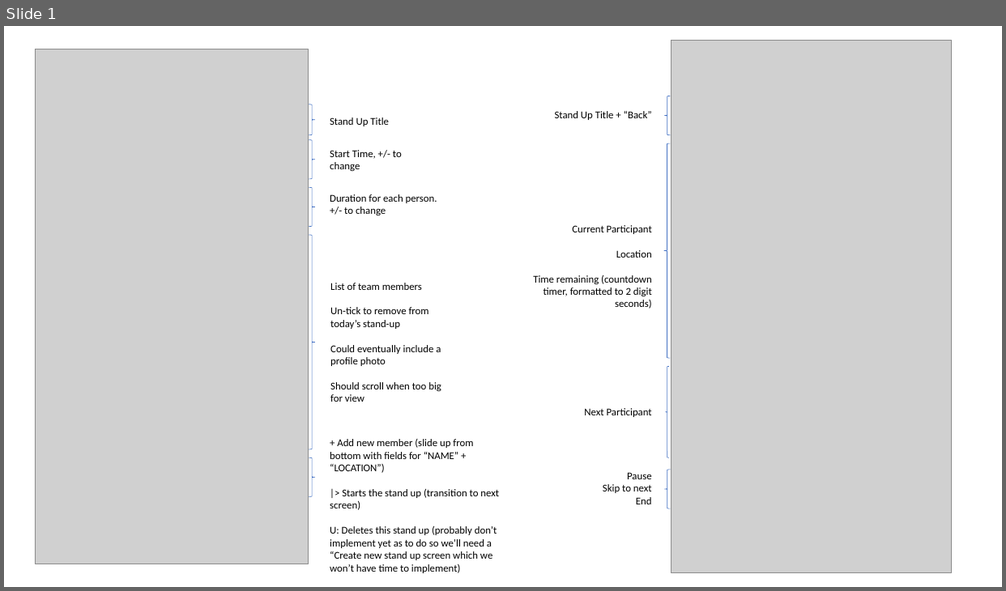
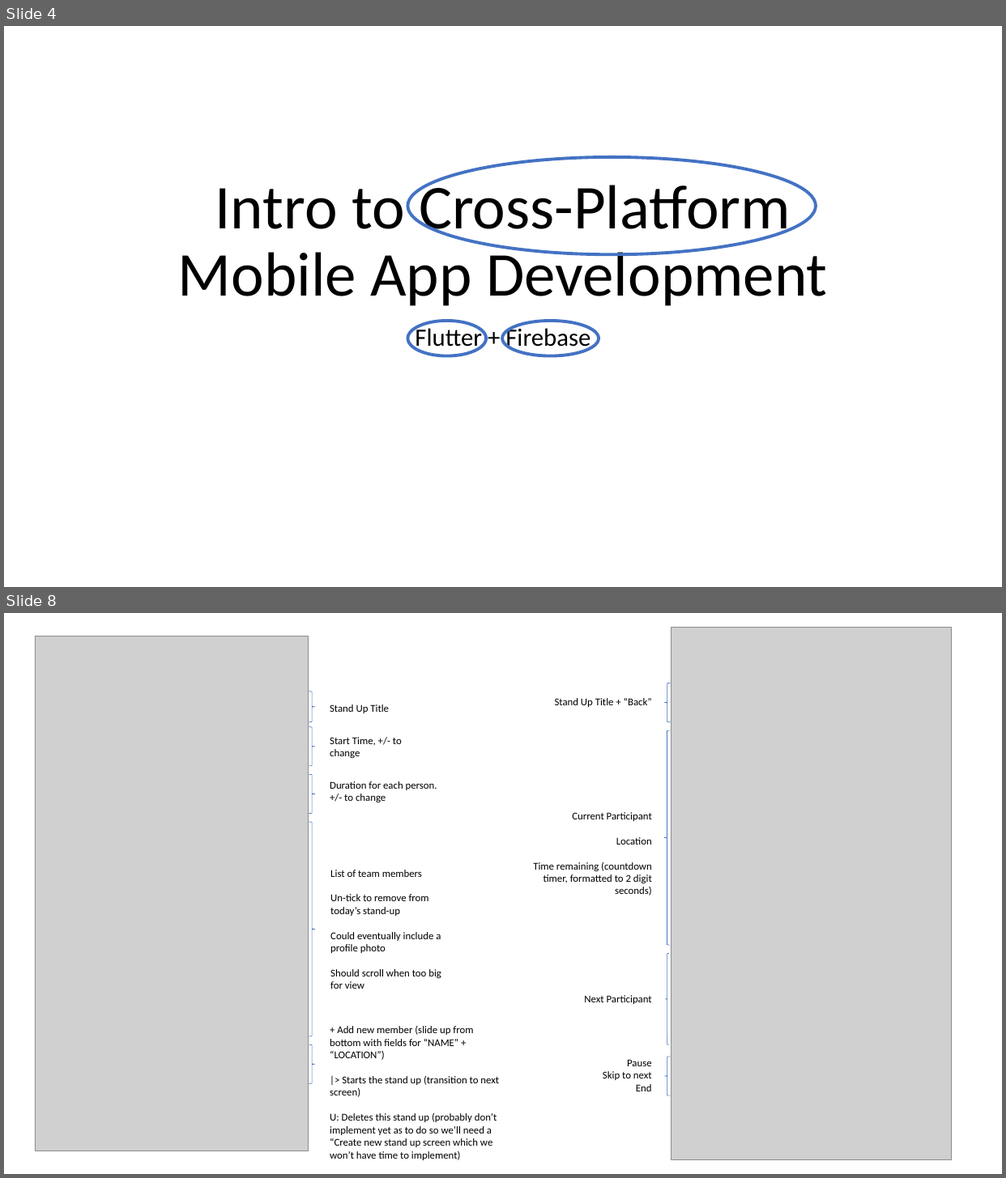
Before and after one commit to davefielding/stand-original, a slide deck: design/basic-design.pptx. Shown one above the other, each under a label of ours: slide 1 before the commit, slides 4 and 8 after it; the slides between them are not shown. The pictures are 1006x591 and 1006x1178 pixels, drawn with LibreOffice and Linux fonts; fonts in the diff are those of the drawing; grey boxes stand for pictures. Boxes give left, top, right and bottom in pixels: in the first picture for what was removed or moved away, otherwise in the second. Text is boxed around its words. In the diff, an @@ line names an element or a change of style, - is before the commit and + after.

```diff
--- a/design/basic-design.pptx
+++ b/design/basic-design.pptx
@@ slide 4 added at (x1=4, y1=26, x2=1002, y2=587), background #FFFFFF @@
@@ ellipse added at (x1=407, y1=157, x2=816, y2=254), outline #4472C4 3 pt @@
@@ title added at (x1=178, y1=177, x2=827, y2=306), 60 pt, text #000000 @@
+Intro to Cross-Platform Mobile App Development
@@ ellipse added at (x1=407, y1=321, x2=486, y2=356), outline #4472C4 3 pt @@
@@ subtitle added at (x1=415, y1=325, x2=590, y2=352), 24 pt, text #000000 @@
+Flutter + Firebase
@@ ellipse added at (x1=503, y1=321, x2=599, y2=356), outline #4472C4 3 pt @@
@@ what was slide 1 is now slide 8 @@
```
Also in this commit, not shown: 12 other slides added.
